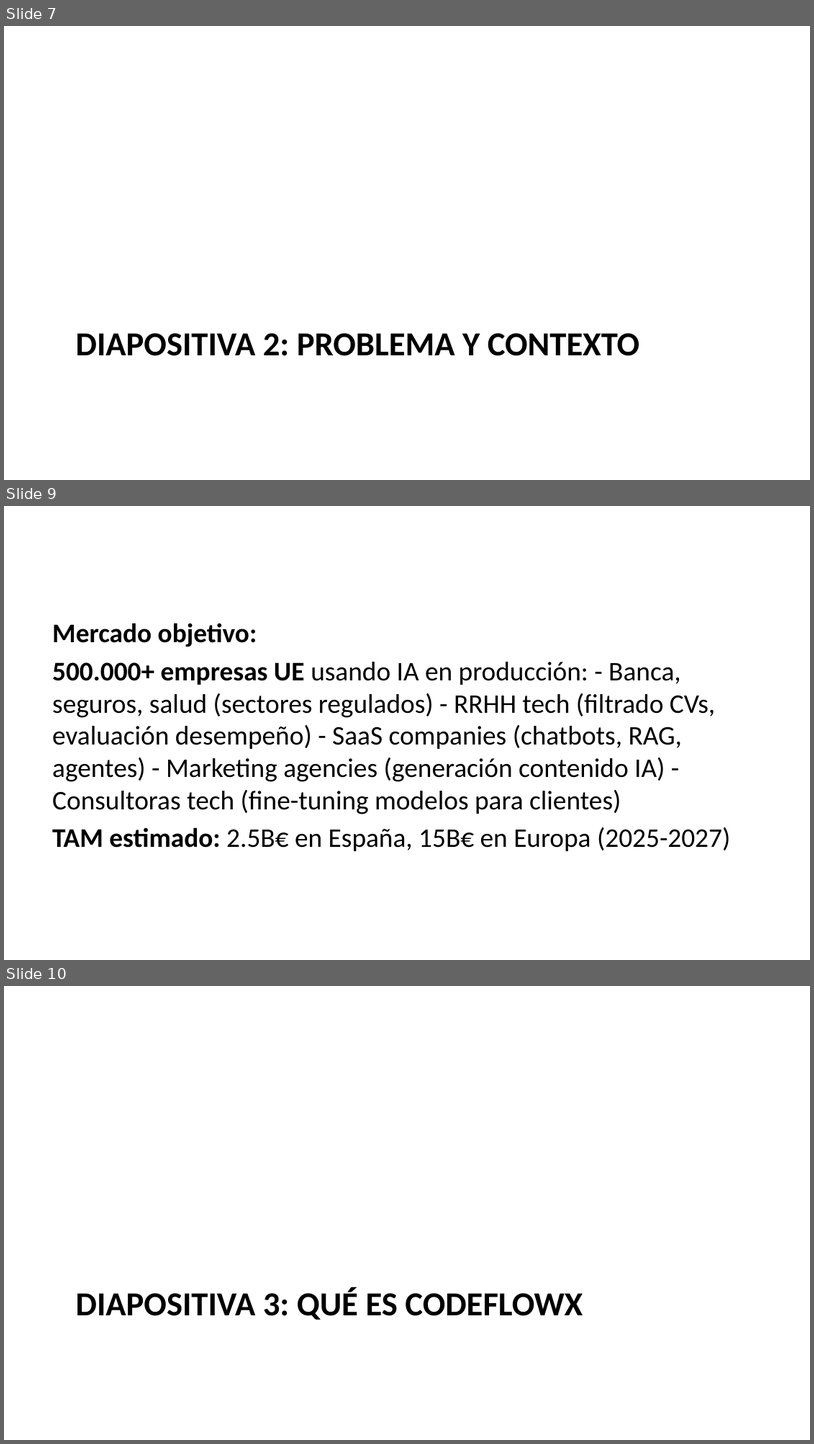
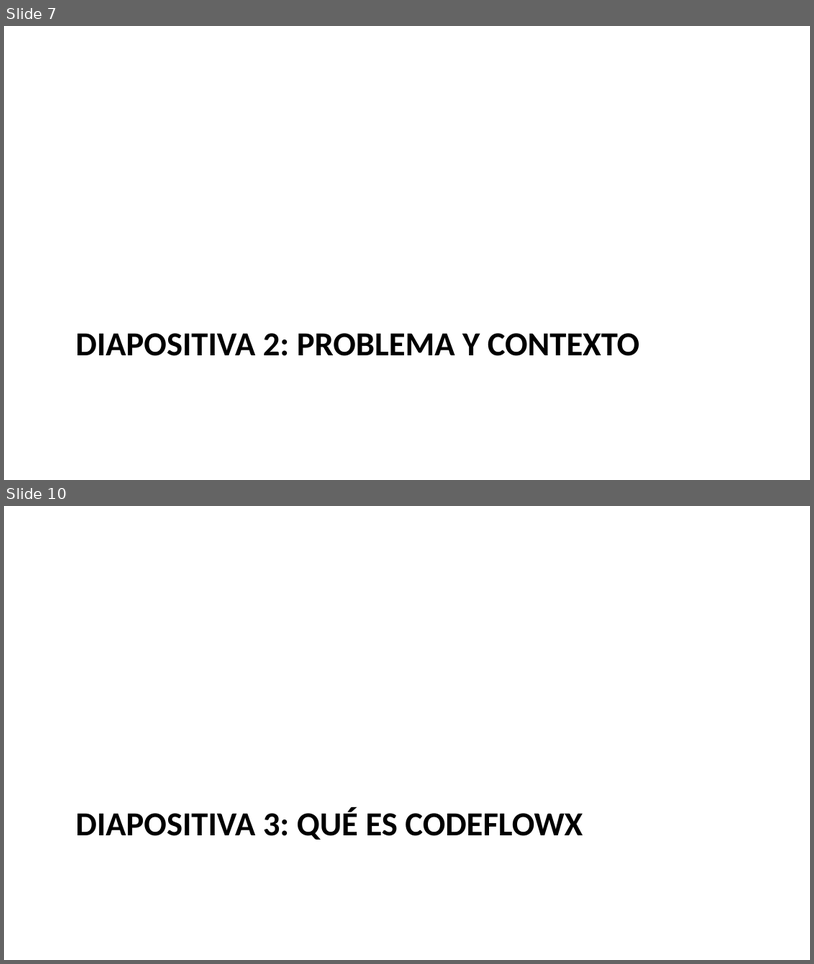
Before and after one commit to codeflowx-ai/codeflowx-govern-web, a slide deck: docs/lanzamiento/PRESENTACION_PARTNERS_TECNOLOGICOS.pptx. Shown one above the other, each under a label of ours: slides 7, 9 and 10 before the commit, slides 7 and 10 after it; the slides between them are not shown. The pictures are 814x1444 and 814x964 pixels, drawn with LibreOffice and Linux fonts; fonts in the diff are those of the drawing. Boxes give left, top, right and bottom in pixels: in the first picture for what was removed or moved away, otherwise in the second. Text is boxed around its words. In the diff, an @@ line names an element or a change of style, - is before the commit and + after.

```diff
--- a/docs/lanzamiento/PRESENTACION_PARTNERS_TECNOLOGICOS.pptx
+++ b/docs/lanzamiento/PRESENTACION_PARTNERS_TECNOLOGICOS.pptx
@@ slide 9 removed at box(4, 506, 810, 960), background #FFFFFF @@
@@ text removed at box(52, 623, 730, 851) @@
-Mercado objetivo:
-500.000+ empresas UE usando IA en producción: - Banca, seguros, salud (sectores regulados) - RRHH tech (filtrado CVs, evaluación desempeño) - SaaS companies (chatbots, RAG, agentes) - Marketing agencies (generación contenido IA) - Consultoras tech (fine-tuning modelos para clientes)
-TAM estimado: 2.5B€ en España, 15B€ en Europa (2025-2027)
```
Also in this commit, not shown: 3 slides changed, 1 slide added, 2 other files.
